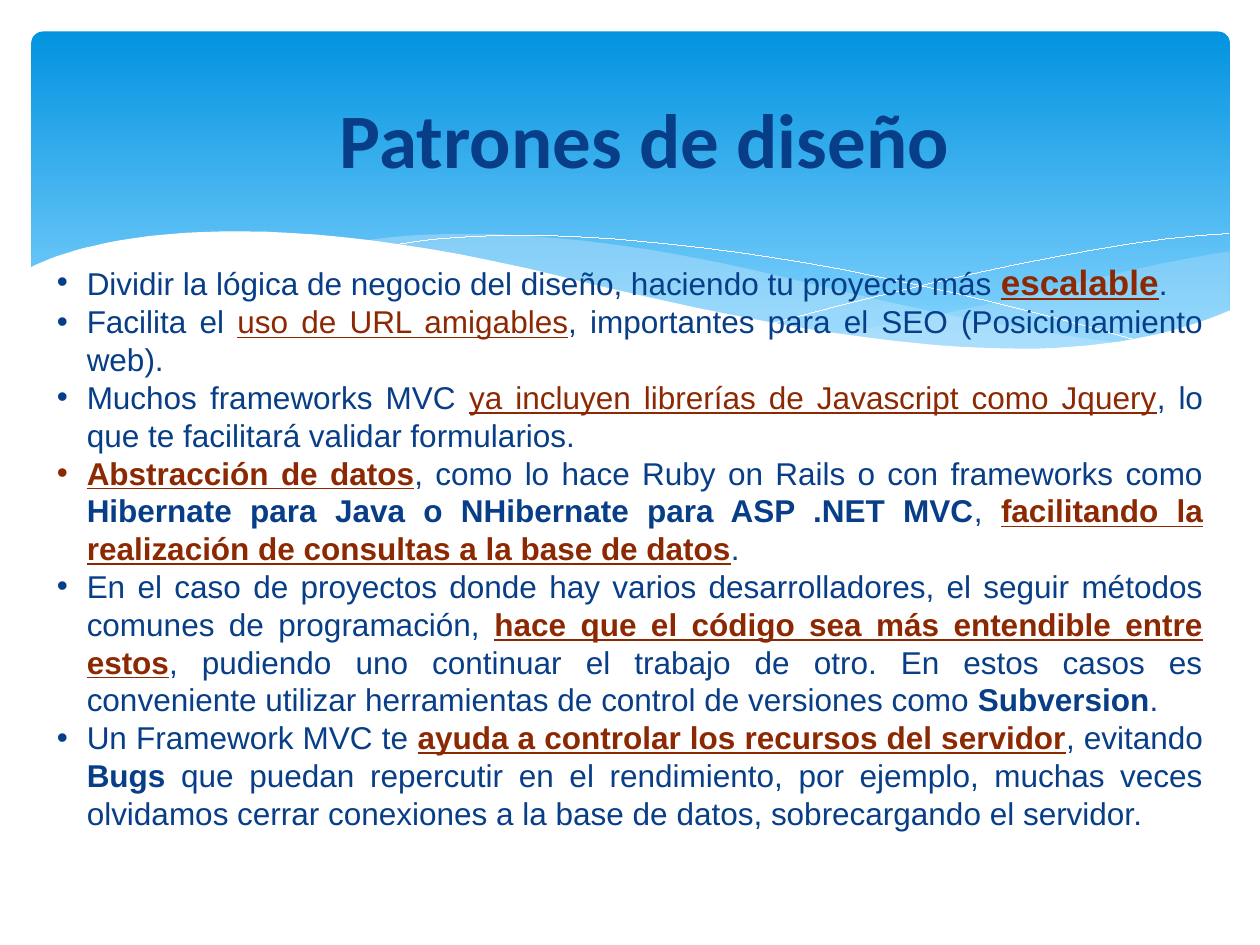
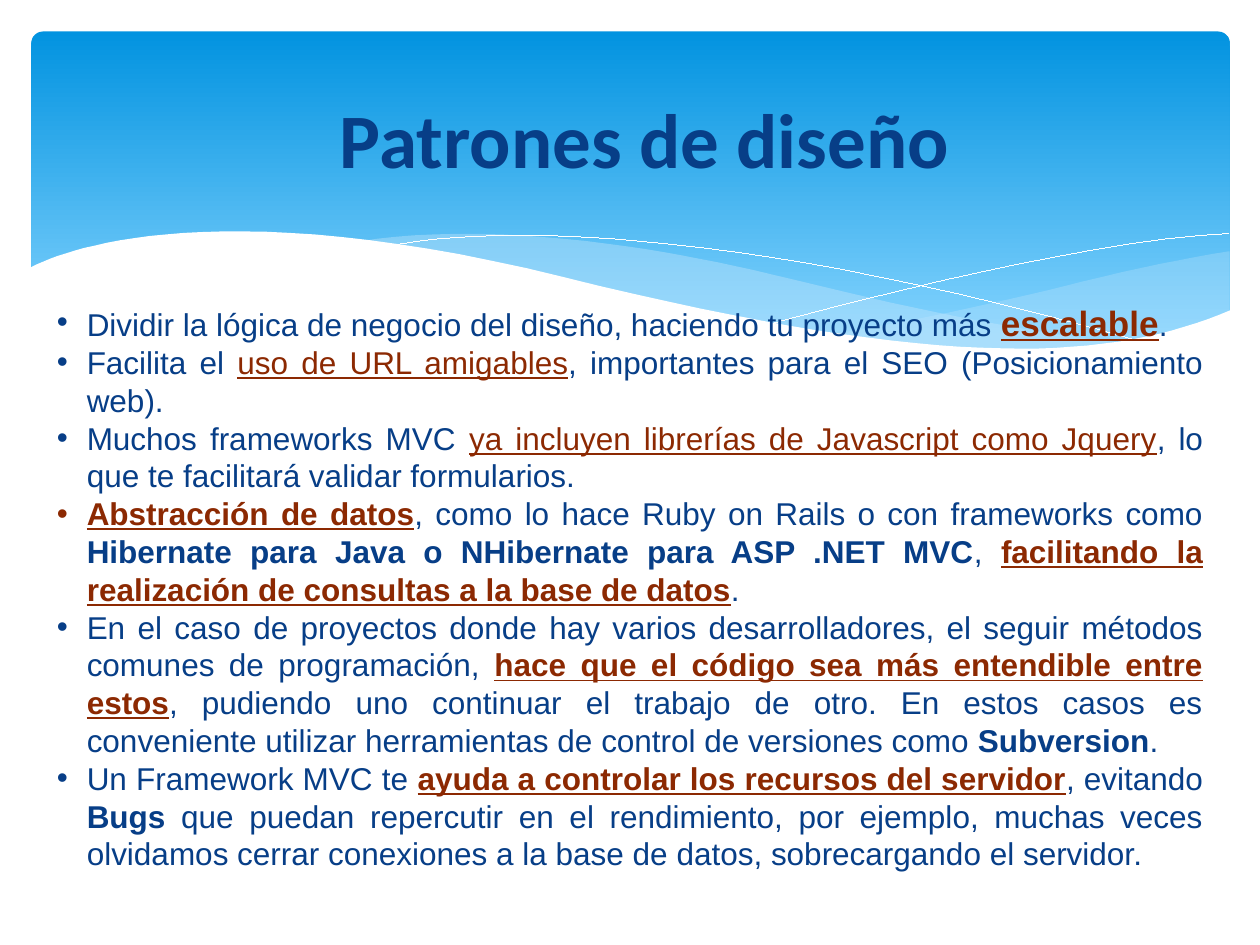
Before and after one commit to orlysemperfi/tp3-contratos-clientes, a slide deck: slide 13 of ITERACION 5/SUBITERACION 2/PRESENTACION01/PPT TP3 PRES02.pptx. Drawn at 1260x945 pixels with LibreOffice and Linux fonts; fonts in the diff are those of the drawing. Boxes give left, top, right and bottom in pixels: in the first picture for what was removed or moved away, otherwise in the second. Text is boxed around its words. In the diff, an @@ line names an element or a change of style, - is before the commit and + after.

```diff
--- a/ITERACION 5/SUBITERACION 2/PRESENTACION01/PPT TP3 PRES02.pptx
+++ b/ITERACION 5/SUBITERACION 2/PRESENTACION01/PPT TP3 PRES02.pptx
@@ text "Dividir la lógica de negocio ..." moved from (x1=87, y1=267, x2=1204, y2=831) to (x1=87, y1=307, x2=1204, y2=871) @@
```
Also in this commit, not shown: 1 slide added, 1 slide removed.
